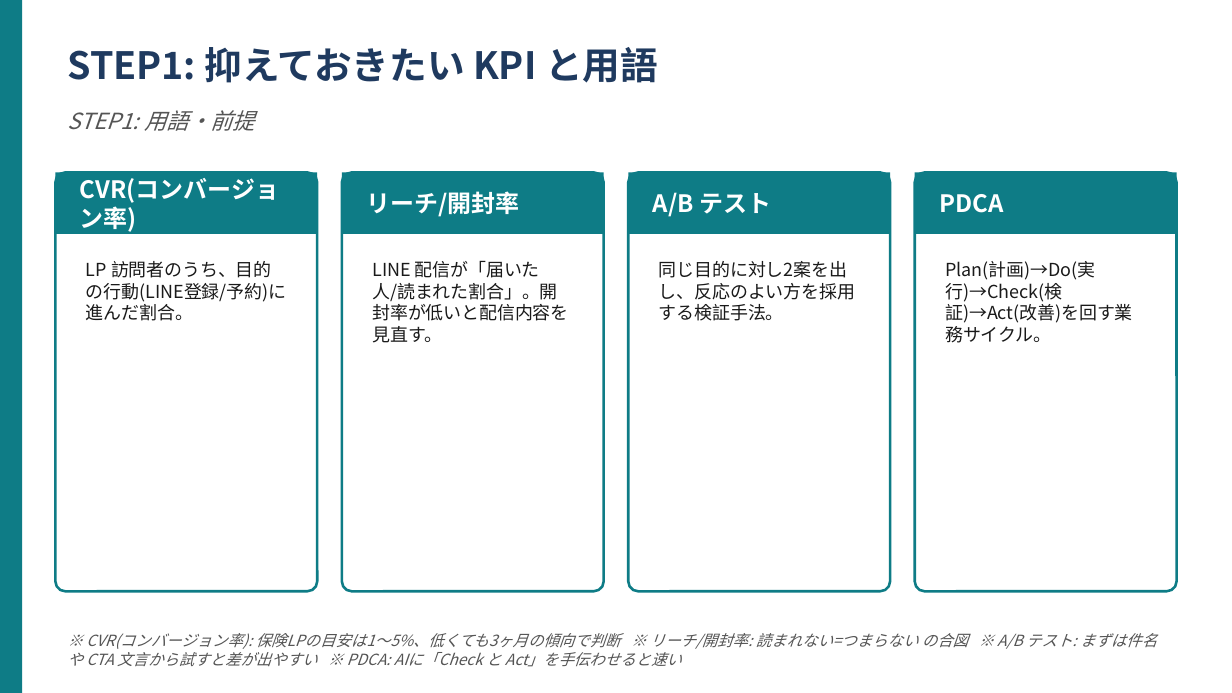
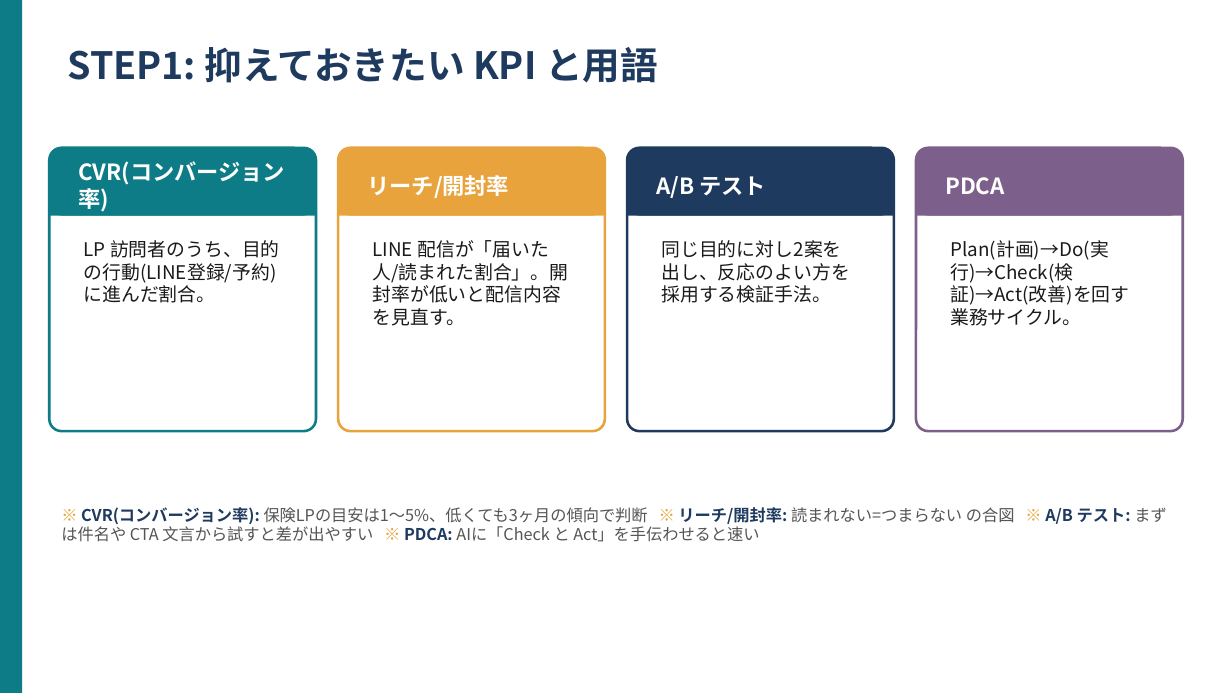
Before and after one commit to kana-story-321/github.io, a slide deck: slide 3 of lecture_pptx/out/work02_applied_student.pptx. Drawn at 1232x693 pixels with LibreOffice and Linux fonts; fonts in the diff are those of the drawing. Boxes give left, top, right and bottom in pixels: in the first picture for what was removed or moved away, otherwise in the second. Text is boxed around its words. In the diff, an @@ line names an element or a change of style, - is before the commit and + after.

```diff
--- a/lecture_pptx/out/work02_applied_student.pptx
+++ b/lecture_pptx/out/work02_applied_student.pptx
@@ text removed at box(68, 110, 255, 131) @@
-STEP1: 用語・前提
@@ rounded rectangle: place and size @@
-rounded rectangle at box(55, 172, 317, 591)
+rounded rectangle at box(49, 148, 317, 431)
@@ rounded rectangle at box(49, 148, 317, 431): proportions changed @@
@@ rounded rectangle added at box(49, 148, 317, 216), fill #0E7C86 @@
@@ rounded rectangle: place and size @@
-rounded rectangle at box(341, 172, 602, 591)
+rounded rectangle at box(339, 148, 606, 431)
@@ rounded rectangle at box(339, 148, 606, 431): outline #0E7C86 1.5 pt to #E8A33D 1.5 pt; proportions changed @@
@@ rounded rectangle added at box(339, 148, 606, 216), fill #E8A33D @@
@@ rounded rectangle: place and size @@
-rounded rectangle at box(628, 172, 890, 591)
+rounded rectangle at box(627, 148, 894, 431)
@@ rounded rectangle at box(627, 148, 894, 431): outline #0E7C86 1.5 pt to #1F3A5F 1.5 pt; proportions changed @@
@@ rounded rectangle added at box(627, 148, 894, 216), fill #1F3A5F @@
@@ rounded rectangle: place and size @@
-rounded rectangle at box(914, 172, 1175, 591)
+rounded rectangle at box(915, 148, 1183, 431)
@@ rounded rectangle at box(915, 148, 1183, 431): outline #0E7C86 1.5 pt to #7C5F8A 1.5 pt; proportions changed @@
@@ rounded rectangle added at box(915, 148, 1183, 216), fill #7C5F8A @@
@@ rectangle: place and size @@
-rectangle at box(55, 172, 317, 234)
+rectangle at box(49, 172, 317, 216)
@@ text "CVR(コンバージョン率)": place and size @@
-text "CVR(コンバージョン率)" at box(80, 178, 279, 232)
+text "CVR(コンバージョン率)" at box(79, 161, 286, 212)
@@ rectangle: place and size @@
-rectangle at box(341, 172, 602, 234)
+rectangle at box(339, 172, 606, 216)
@@ rectangle at box(339, 172, 606, 216): fill #0E7C86 to #E8A33D @@
@@ text "リーチ/開封率": place and size @@
-text "リーチ/開封率" at box(366, 191, 519, 217)
+text "リーチ/開封率" at box(368, 175, 510, 198)
@@ rectangle: place and size @@
-rectangle at box(628, 172, 890, 234)
+rectangle at box(627, 172, 894, 216)
@@ rectangle at box(627, 172, 894, 216): fill #0E7C86 to #1F3A5F @@
@@ text "A/B テスト": place and size @@
-text "A/B テスト" at box(653, 192, 771, 217)
+text "A/B テスト" at box(656, 176, 766, 198)
@@ rectangle: place and size @@
-rectangle at box(914, 172, 1175, 234)
+rectangle at box(915, 172, 1183, 216)
@@ rectangle at box(915, 172, 1183, 216): fill #0E7C86 to #7C5F8A @@
@@ size 14 to 13 pt in 4 elements at box(79, 161, 286, 212), box(656, 176, 766, 198), box(368, 175, 510, 198), box(945, 177, 1004, 195) @@
@@ text "PDCA": place and size @@
-text "PDCA" at box(939, 194, 1003, 213)
+text "PDCA" at box(945, 177, 1004, 195)
@@ text "LP 訪問者のうち、目的の行動(LINE登録/予約)に進んだ割合。": place and size @@
-text "LP 訪問者のうち、目的の行動(LINE登録/予約)に進んだ割合。" at box(86, 261, 286, 321)
+text "LP 訪問者のうち、目的の行動(LINE登録/予約)に進んだ割合。" at box(84, 240, 280, 303)
@@ text "LINE 配信が「届いた人/読まれた割合」。開封率が低いと配信内容を見直す。": place and size @@
-text "LINE 配信が「届いた人/読まれた割合」。開封率が低いと配信内容を見直す。" at box(372, 260, 568, 343)
+text "LINE 配信が「届いた人/読まれた割合」。開封率が低いと配信内容を見直す。" at box(373, 240, 569, 326)
@@ text "同じ目的に対し2案を出し、反応のよい方を採用する検証手法。": place and size @@
-text "同じ目的に対し2案を出し、反応のよい方を採用する検証手法。" at box(659, 261, 855, 321)
+text "同じ目的に対し2案を出し、反応のよい方を採用する検証手法。" at box(661, 240, 850, 303)
@@ size 10.5 to 11 pt; more space between paragraphs in 4 elements at box(84, 240, 280, 303), box(373, 240, 569, 326), box(661, 240, 850, 303), box(950, 240, 1129, 326) @@
@@ text "Plan(計画)→Do(実行)→Check(検証)→Act(改善)を回す業務サイクル。": place and size @@
-text "Plan(計画)→Do(実行)→Check(検証)→Act(改善)を回す業務サイクル。" at box(945, 261, 1132, 343)
+text "Plan(計画)→Do(実行)→Check(検証)→Act(改善)を回す業務サイクル。" at box(950, 240, 1129, 326)
@@ text "※ CVR(コンバージョン率): 保険LPの目安は1〜5%、低くても3ヶ月の傾向で判断 ※ リーチ/開封率: ...": place and size @@
-text "※ CVR(コンバージョン率): 保険LPの目安は1〜5%、低くても3ヶ月の傾向で判断 ※ リーチ/開封率: ..." at box(68, 633, 1157, 667)
+text "※ CVR(コンバージョン率): 保険LPの目安は1〜5%、低くても3ヶ月の傾向で判断 ※ リーチ/開封率: ..." at box(61, 507, 1166, 542)
@@ text "※ CVR(コンバージョン率): 保険LPの目安は1〜5%、低くても3ヶ月の傾向で判断 ※ リーチ/開封率: ..." at box(61, 507, 1166, 542): size 9 to 9.5 pt, italic off; text colour #555555 to #E8A33D in "※ ※ ※ ※"; text colour #555555 to #1F3A5F in "CVR(コンバージョン率): リーチ/開封率: A/B テスト: PDCA:"; bold on in "※ CVR(コンバージョン率): ※ リーチ/開封率: ※ A/B テスト: ..."; vertical alignment middle to top @@
```
Also in this commit, not shown: 3 other slides changed, 8 other files.
